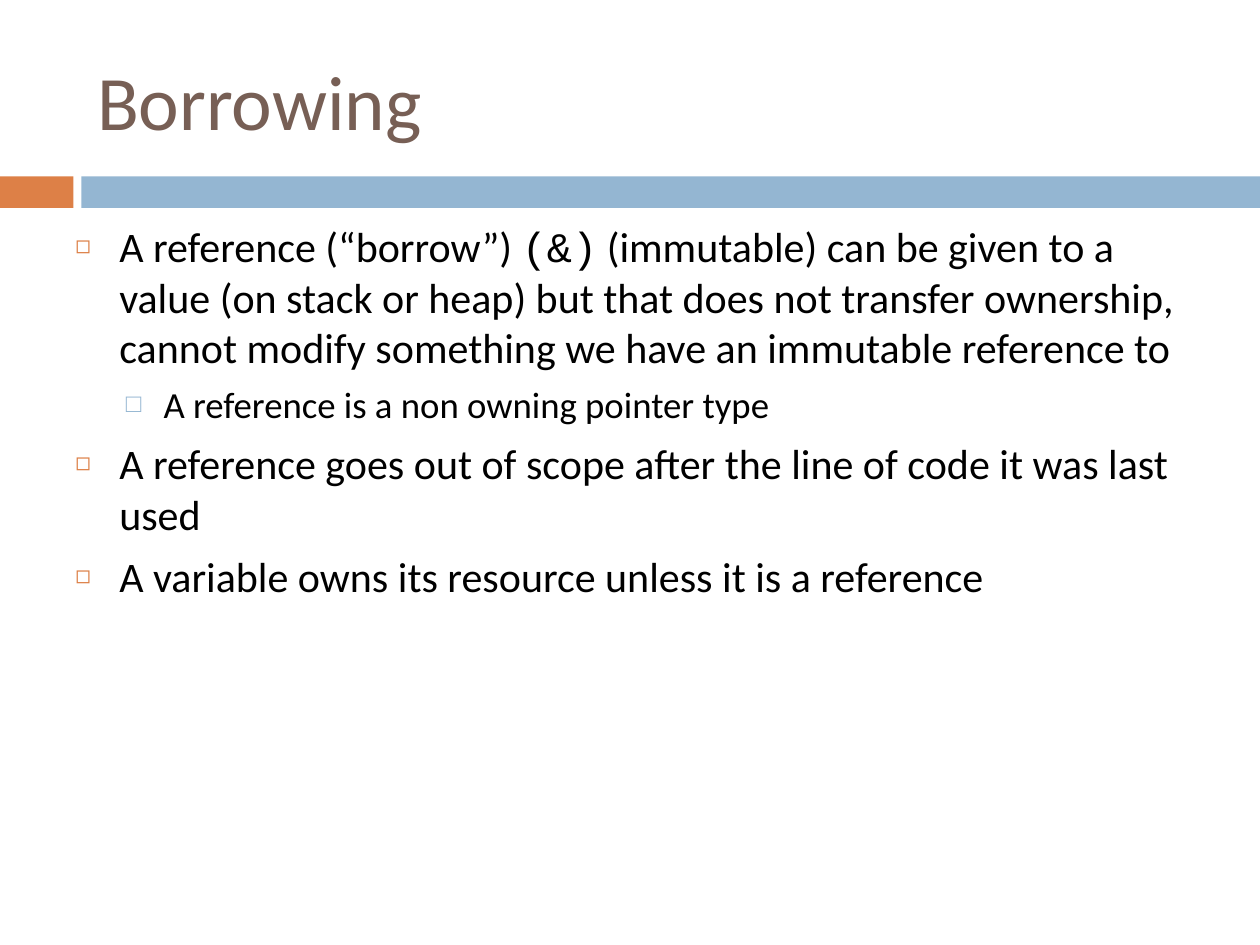
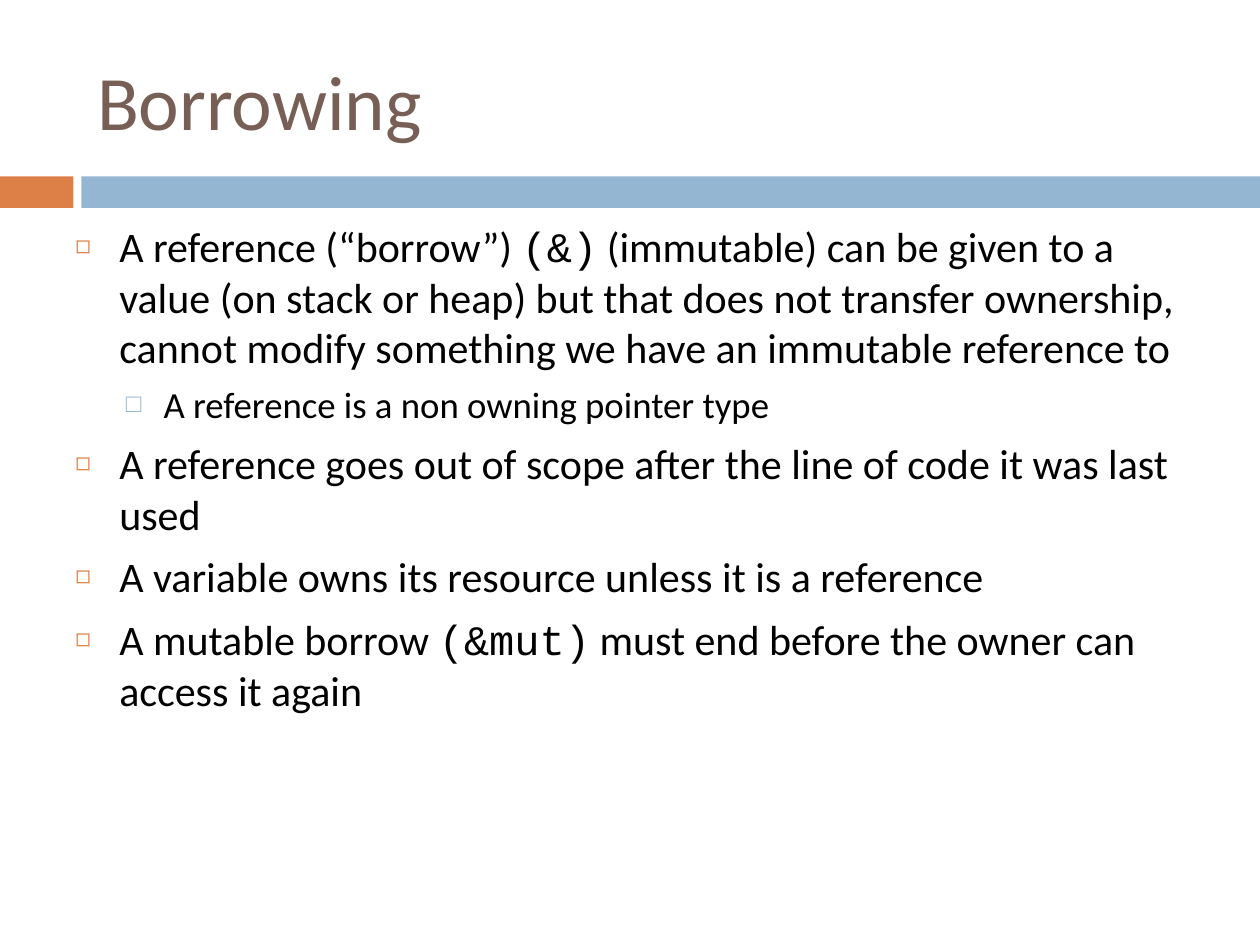
Before and after one commit to gclynch/rust, a slide deck: slide 19 of Rust session.ppt (slide 15 before the commit). Drawn at 1260x945 pixels with LibreOffice and Linux fonts; fonts in the diff are those of the drawing. Boxes give left, top, right and bottom in pixels: in the first picture for what was removed or moved away, otherwise in the second. Text is boxed around its words. In the diff, an @@ line names an element or a change of style, - is before the commit and + after.

```diff
--- a/Rust session.ppt
+++ b/Rust session.ppt
@@ text at (119, 625, 1136, 714): paragraph added @@
+◻ A mutable borrow (&mut) must end before the owner can access it again
```
Also in this commit, not shown: 10 other slides changed, 6 slides added, 1 slide removed.
